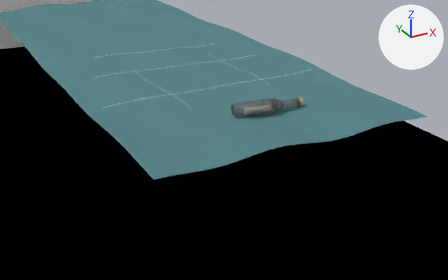
What one commit did to the Blender file bottle_anime2_1_render_color_faithful.blend.
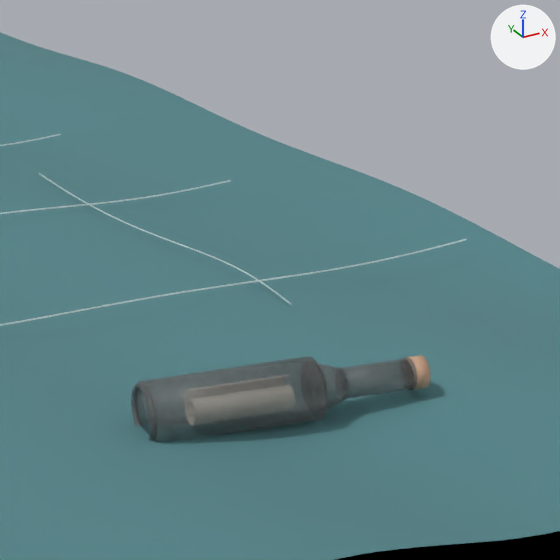
Old and new are each drawn from a 50 mm camera at (-7.75, -17.45, 5.67) aimed at (-0.8, -4.81, -0.65) and again close up on the part from 44% to 75% of the width and 4% to 53% of the height. Lighting does not change. The marker at upper right points along +X, +Y and +Z. The first two pictures are the older version.

Names of what the first close-up shows: 'なだらかな肩', 'ボトルの首', '光.003', '口の厚み', '平面.001', '底の厚み', '海', '長めのボトル本体' and 4 more.
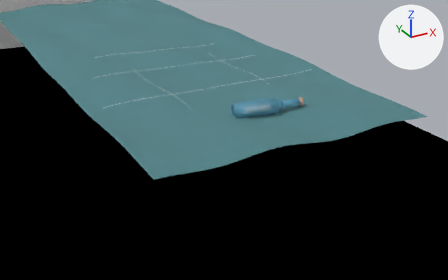
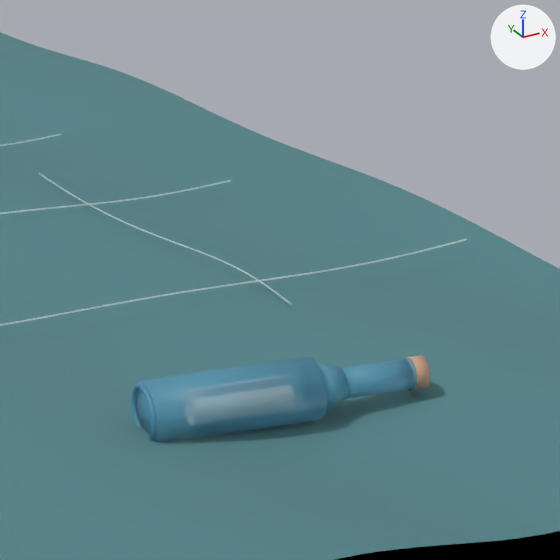
Edits to the bpy script that builds the scene:
```text
Change mat_海緑の透明ボトル:
    mat_海緑の透明ボトル.base_color: (0.133, 0.133, 0.133) -> (0.11, 0.379, 0.558)  # dark grey #666666 -> cyan #5da6c5
```

Location of each change, [x1, y1, x2, y2] in pixels of the close-ups (560 x 560 px):
'長めのボトル本体', recoloured: [137, 356, 327, 442] in both
'ボトルの首', recoloured: [341, 359, 413, 399] in both
'なだらかな肩', recoloured: [318, 364, 349, 409] in both
'底の厚み', recoloured: [131, 383, 157, 441] in both
'口の厚み', recoloured: [403, 357, 417, 391] in both
